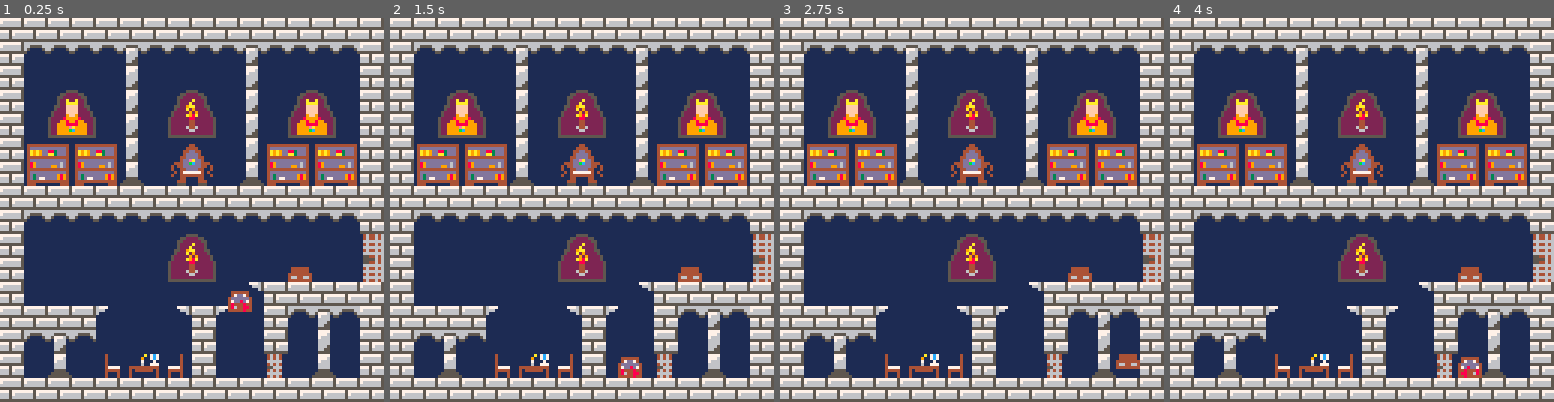
Above: before the commit, frames 1-4 (left to right).
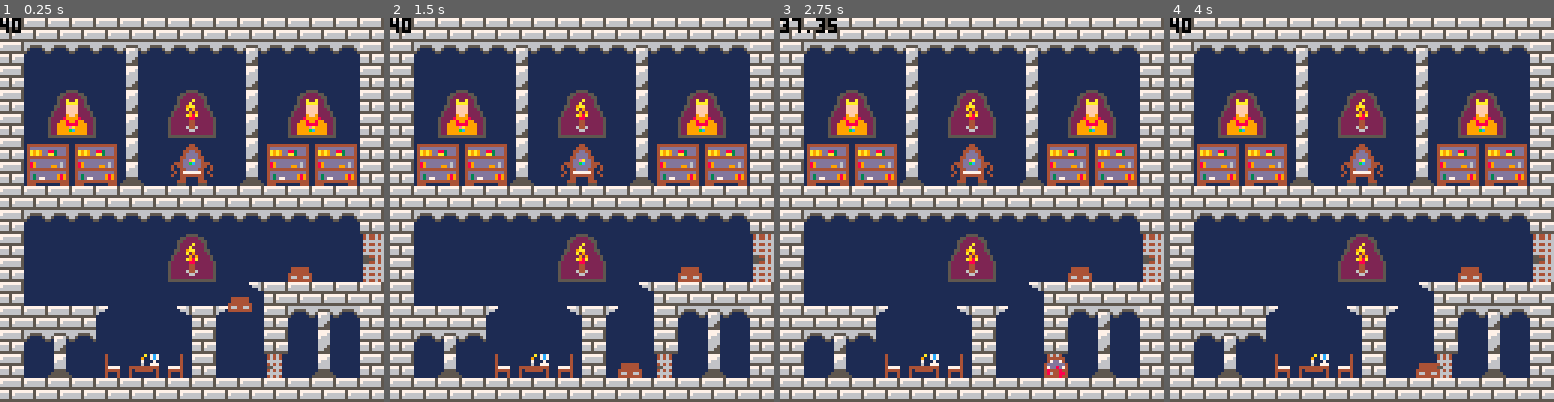
Above: after the commit, the same moments.

Repository: mRamiroGonzalez/dungeon
Game: PICO-8 cartridge dungeon.p8
The game is run twice, just before and just after one commit, with the same random seed, the same clock (stepped at 60 frames per second) and the same inputs.
Inputs:
- Up to frame 1 (0.25 s): no input
- Up to frame 2 (1.5 s): tap O (Z key) at 0.7 s
- Up to frame 3 (2.75 s): hold Right 1.6-2.1 s; tap O (Z key) at 1.7, 2.1, 2.5 s; hold Right from 2.47 s (still down)
- Up to frame 4 (4 s): tap O (Z key) at 2.9, 3.3, 3.7 s; release Right at 3.03 s; hold Left 3.08-3.58 s

The runs differ from the first frame. In frame 1, 0.3% of the frame differs, in the area x 0-66%, y 0-77%; in frame 2, 0.3%; in frame 3, 0.7%, in the area x 0-94%, y 0-94%; in frame 4, 0.7%.

Commit message:
add still stance (no movement)

Diff:
--- a/dungeon.p8
+++ b/dungeon.p8
@@ -120,12 +120,11 @@
 p.dx = -p.h_speed
 p.mvt_h = -1
 p.facing = 0
-elseif(btn(1)) then
+end
+if (btn(1)) then
 p.dx = p.h_speed
 p.mvt_h = 1
 p.facing = 1
-else
-p.walk.f = p.walk.fix
 end
 
 h_col = box_collide_h(p)
@@ -138,9 +137,17 @@
 if h_col then
 p.walk.f = p.walk.fix
 else
+if no_horizontal_input() then
+p.walk.f = p.walk.fix
+else
 p.x += p.dx
-anim(p.walk, 0.25)
-end
+anim(p.walk, 0.35)
+end
+end
+end
+
+function no_horizontal_input()
+return not (btn(0) or btn(1))
 end
 function init_player()
 p = {
@@ -151,7 +158,7 @@
 mvt_v = 0,
 facing = 1,
 v_speed = 4,
-h_speed = 2,
+h_speed = 1,
 jumping = false,
 jump_initial_speed = -7,
 gravity = 1,
@@ -188,6 +195,7 @@
 end
 
 function print_debug()
+print(p.walk.f,0,0,0)
 end
 
 function sp_to_rect(e)
--- a/src/controls.lua
+++ b/src/controls.lua
@@ -32,12 +32,11 @@
     p.dx = -p.h_speed
     p.mvt_h = -1
     p.facing = 0
-  elseif(btn(1)) then
+  end
+  if (btn(1)) then
     p.dx = p.h_speed
     p.mvt_h = 1
     p.facing = 1
-  else
-    p.walk.f = p.walk.fix
   end
 
   h_col = box_collide_h(p)
@@ -50,7 +49,15 @@
   if h_col then
     p.walk.f = p.walk.fix
   else
-    p.x += p.dx
-    anim(p.walk, 0.35)
+    if no_horizontal_input() then
+      p.walk.f = p.walk.fix
+    else
+      p.x += p.dx
+      anim(p.walk, 0.35)
+    end
   end
 end
+
+function no_horizontal_input()
+  return not (btn(0) or btn(1))
+end
--- a/src/entity.lua
+++ b/src/entity.lua
@@ -11,7 +11,7 @@
     jumping = false,
     jump_initial_speed = -7,
     gravity = 1,
-    walk={f=48,st=48,sz=52, fix=48},
+    walk={f=37,st=37,sz=39, fix=40},
     --walk={f=16,st=16,sz=21, fix=16},
   }
 end
--- a/src/helpers.lua
+++ b/src/helpers.lua
@@ -1,5 +1,6 @@
 
 function print_debug()
+  print(p.walk.f,0,0,0)
 end
 
 function sp_to_rect(e)
